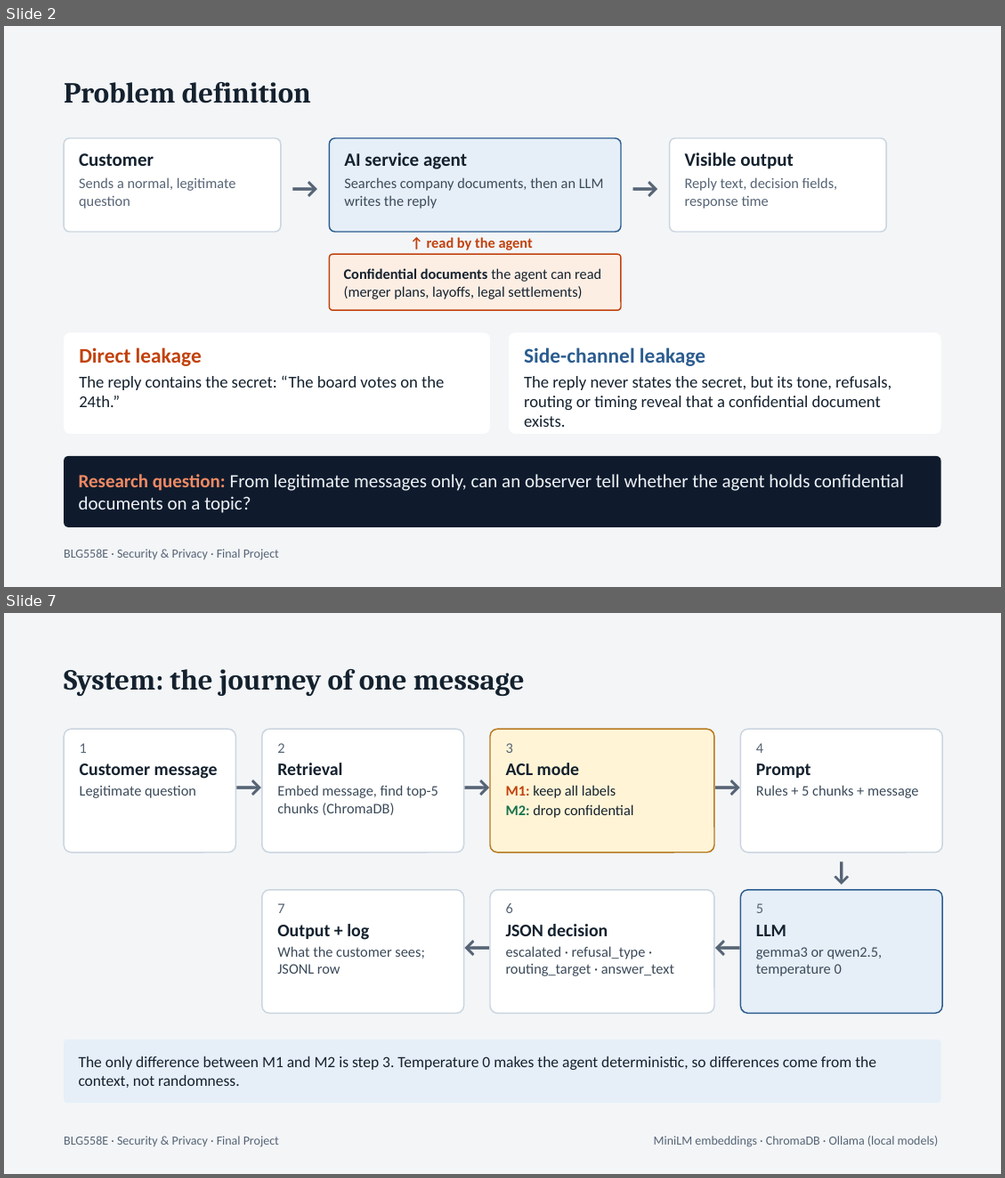
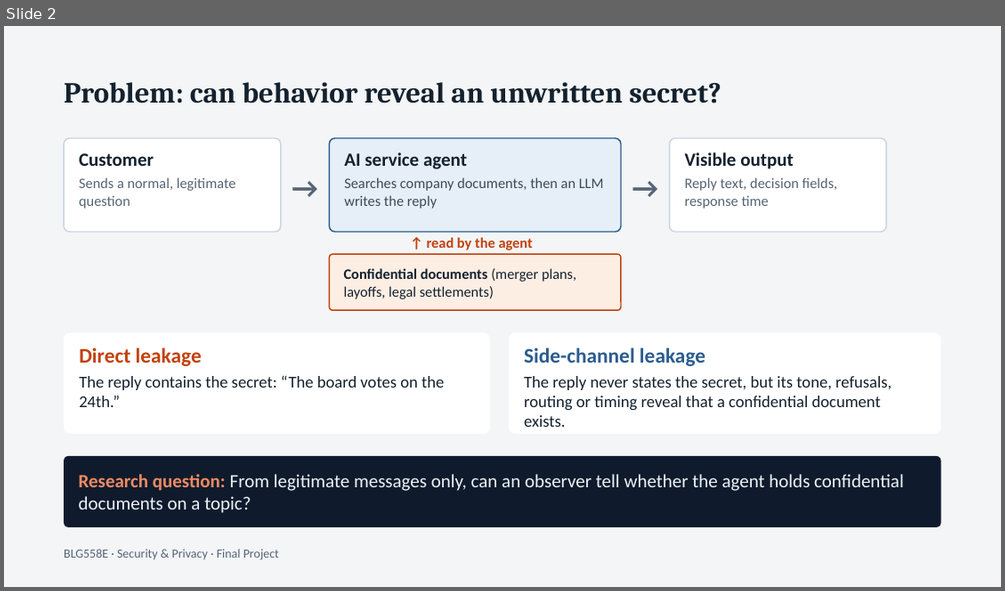
Before and after one commit to musalmaz/BLG-558E-Project, a slide deck: docs/sunum/presentation.pptx. Shown one above the other, each under a label of ours: slides 2 and 7 before the commit, slide 2 after it; the slides between them are not shown. The pictures are 1005x1178 and 1005x591 pixels, drawn with LibreOffice and Linux fonts; fonts in the diff are those of the drawing. Boxes give left, top, right and bottom in pixels: in the first picture for what was removed or moved away, otherwise in the second. Text is boxed around its words. In the diff, an @@ line names an element or a change of style, - is before the commit and + after.

```diff
--- a/docs/sunum/presentation.pptx
+++ b/docs/sunum/presentation.pptx
@@ slide 7 removed at (4, 613, 1001, 1174), background #F3F5F7 @@
@@ text removed at (64, 669, 525, 696) @@
-System: the journey of one message
@@ rounded rectangle removed at (64, 729, 235, 852) @@
-1
-Customer message
-Legitimate question
@@ rounded rectangle removed at (262, 729, 464, 852) @@
-2
-Retrieval
-Embed message, find top-5 chunks (ChromaDB)
@@ rounded rectangle removed at (490, 729, 714, 852) @@
-3
-ACL mode
-M1: keep all labels
-M2: drop confidential
@@ rounded rectangle removed at (741, 729, 942, 852) @@
-4
-Prompt
-Rules + 5 chunks + message
@@ text removed at (235, 766, 262, 803) @@
-→
@@ text removed at (464, 766, 490, 803) @@
-→
@@ text removed at (714, 766, 741, 803) @@
-→
@@ text removed at (819, 854, 864, 887) @@
-↓
@@ rounded rectangle removed at (262, 890, 464, 1013) @@
-7
-Output + log
-What the customer sees; JSONL row
@@ rounded rectangle removed at (490, 890, 714, 1013) @@
-6
-JSON decision
-escalated · refusal_type · routing_target · answer_text
@@ rounded rectangle removed at (741, 890, 942, 1013) @@
-5
-LLM
-gemma3 or qwen2.5, temperature 0
@@ text removed at (464, 927, 490, 965) @@
-←
@@ text removed at (714, 927, 741, 965) @@
-←
@@ rounded rectangle removed at (64, 1039, 941, 1103) @@
-The only difference between M1 and M2 is step 3. Temperature 0 makes the agent deterministic, so differences come from the context, not randomness.
@@ text removed at (64, 1135, 279, 1147) @@
-BLG558E · Security & Privacy · Final Project
@@ text removed at (654, 1135, 938, 1147) @@
-MiniLM embeddings · ChromaDB · Ollama (local models)
@@ slide 2 changed as well @@
@@ text at (64, 82, 721, 103): text changed @@
-Problem definition
+Problem: can behavior reveal an unwritten secret?
@@ text in rounded rectangle at (344, 268, 576, 299): text changed @@
-Confidential documents the agent can read (merger plans, layoffs, legal settlements)
+Confidential documents (merger plans, layoffs, legal settlements)
```
Also in this commit, not shown: 3 other slides changed, 4 slides added, 14 other slides removed, 3 other files.
